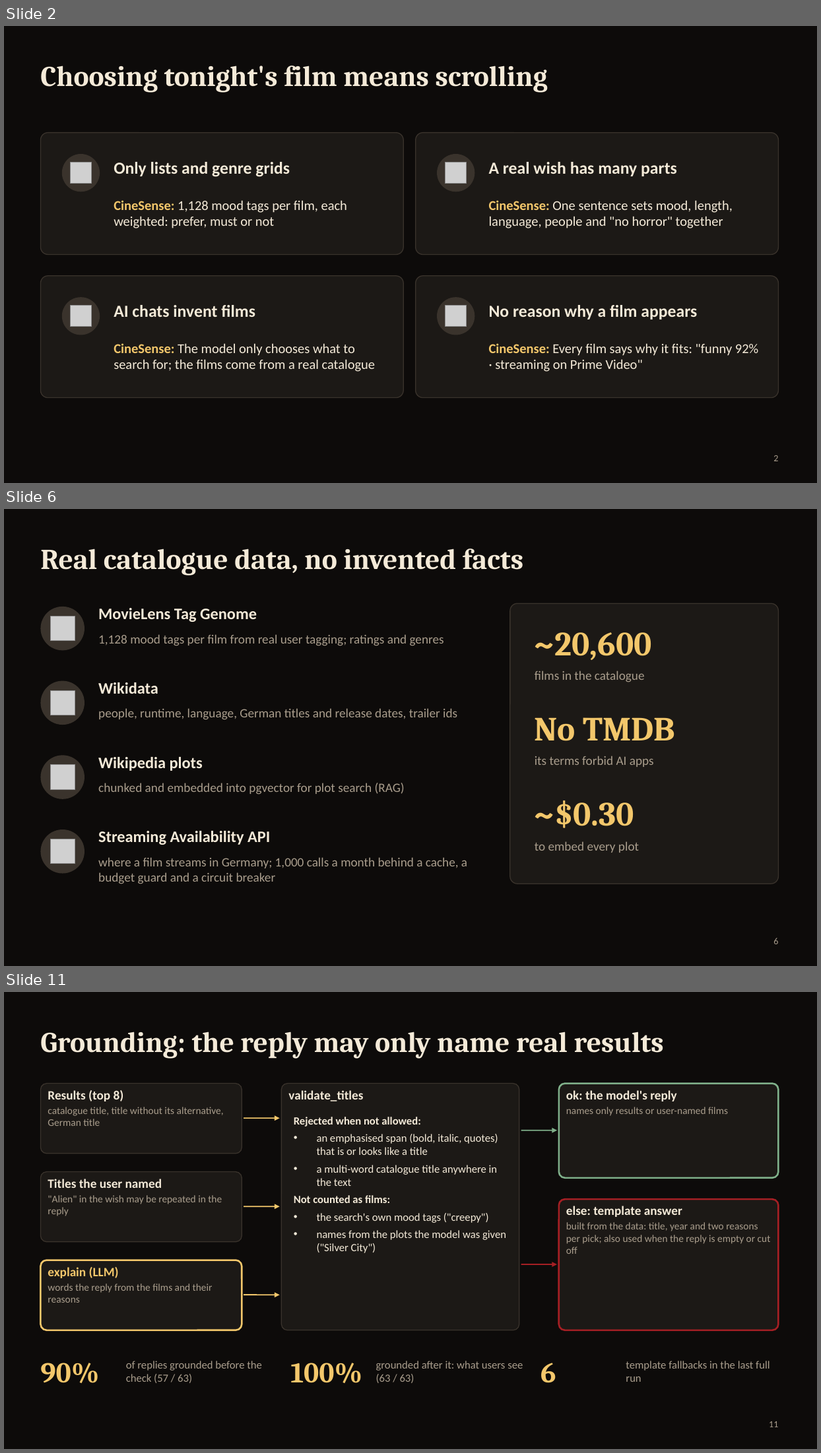
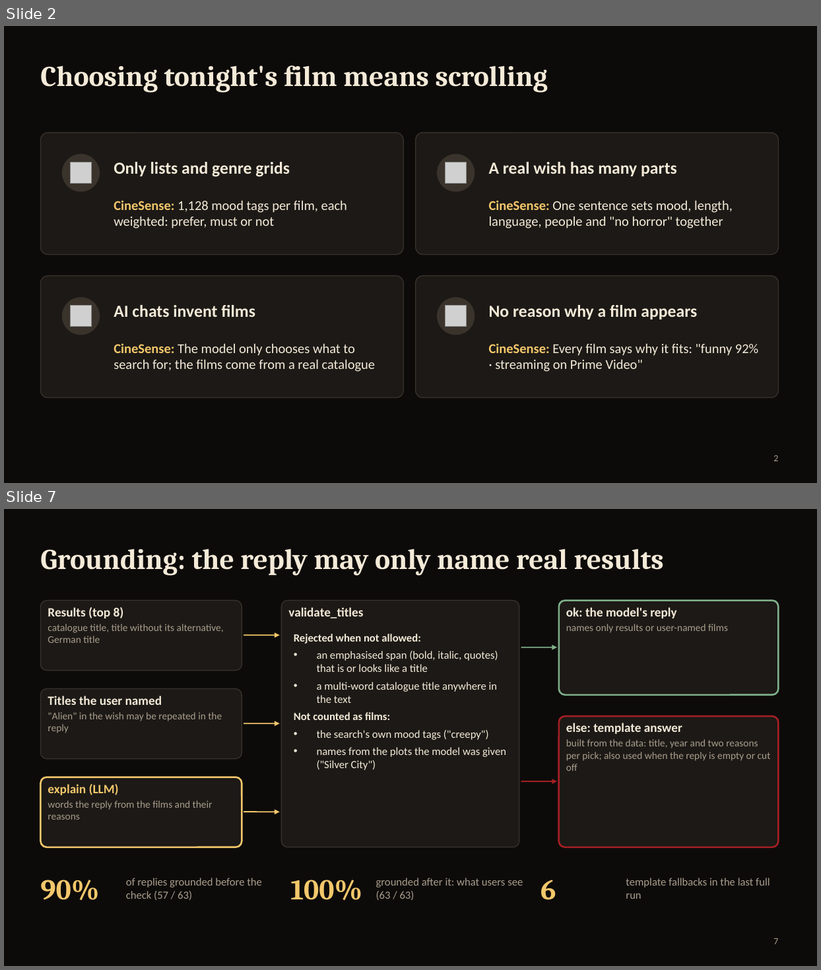
Before and after one commit to aliebing/cinesense, a slide deck: docs/presentation/CineSense-review.pptx. Shown one above the other, each under a label of ours: slides 2, 6 and 11 before the commit, slides 2 and 7 after it; the slides between them are not shown. The pictures are 821x1453 and 821x970 pixels, drawn with LibreOffice and Linux fonts; fonts in the diff are those of the drawing; grey boxes stand for pictures. Boxes give left, top, right and bottom in pixels: in the first picture for what was removed or moved away, otherwise in the second. Text is boxed around its words. In the diff, an @@ line names an element or a change of style, - is before the commit and + after.

```diff
--- a/docs/presentation/CineSense-review.pptx
+++ b/docs/presentation/CineSense-review.pptx
@@ slide 6 removed at bbox=[4, 509, 817, 966], background #0D0B0A @@
@@ title removed at bbox=[40, 549, 523, 576] @@
-Real catalogue data, no invented facts
@@ ellipse removed at bbox=[40, 607, 85, 650] @@
@@ rounded rectangle removed at bbox=[510, 603, 779, 884] @@
@@ picture removed at bbox=[50, 617, 75, 641] @@
@@ text removed at bbox=[98, 608, 257, 622] @@
-MovieLens Tag Genome
@@ text removed at bbox=[98, 634, 444, 646] @@
-1,128 mood tags per film from real user tagging; ratings and genres
@@ text removed at bbox=[535, 632, 652, 660] @@
-~20,600
@@ ellipse removed at bbox=[40, 681, 85, 725] @@
@@ text removed at bbox=[98, 683, 158, 694] @@
-Wikidata
@@ text removed at bbox=[535, 671, 645, 682] @@
-films in the catalogue
@@ picture removed at bbox=[50, 691, 75, 715] @@
@@ text removed at bbox=[98, 708, 457, 720] @@
-people, runtime, language, German titles and release dates, trailer ids
@@ text removed at bbox=[535, 718, 675, 741] @@
-No TMDB
@@ ellipse removed at bbox=[40, 755, 85, 799] @@
@@ picture removed at bbox=[50, 765, 75, 789] @@
@@ text removed at bbox=[98, 757, 203, 771] @@
-Wikipedia plots
@@ text removed at bbox=[535, 756, 654, 767] @@
-its terms forbid AI apps
@@ text removed at bbox=[98, 783, 405, 795] @@
-chunked and embedded into pgvector for plot search (RAG)
@@ text removed at bbox=[535, 801, 634, 828] @@
-~$0.30
@@ ellipse removed at bbox=[40, 830, 85, 874] @@
@@ picture removed at bbox=[50, 840, 75, 864] @@
@@ text removed at bbox=[98, 831, 270, 845] @@
-Streaming Availability API
@@ text removed at bbox=[535, 842, 639, 853] @@
-to embed every plot
@@ text removed at bbox=[98, 857, 467, 885] @@
-where a film streams in Germany; 1,000 calls a month behind a cache, a budget guard and a circuit breaker
@@ page number removed at bbox=[774, 938, 778, 945] @@
-6
@@ what was slide 11 is now slide 7 @@
@@ page number at bbox=[774, 939, 778, 945]: text changed @@
-11
+7
```
Also in this commit, not shown: 5 slides changed, 1 slide added, 7 other slides removed, 2 other files.
